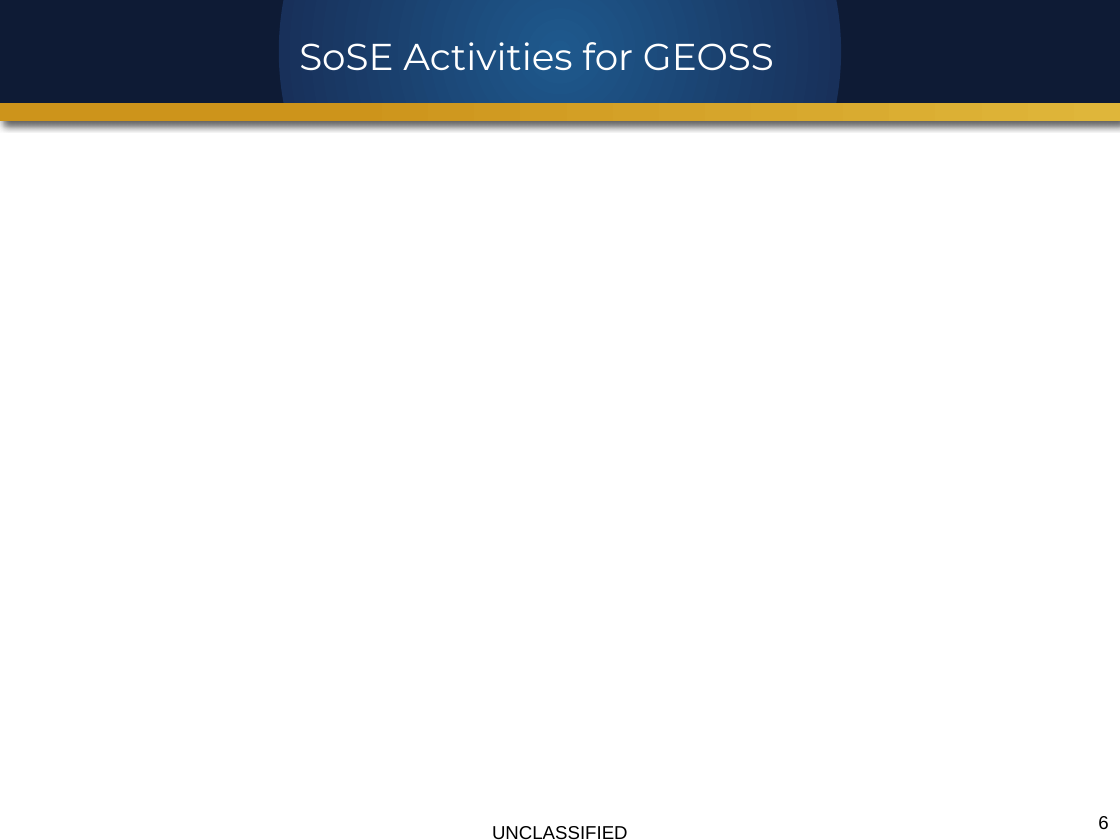
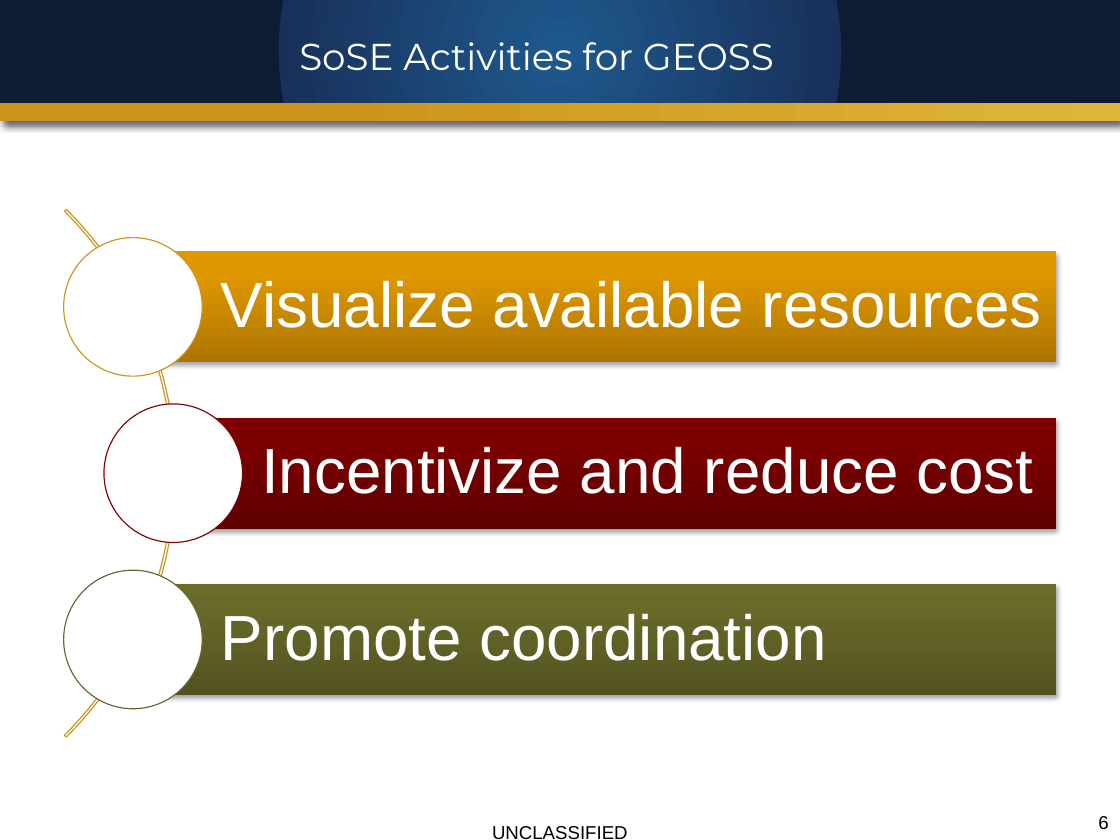
Before and after one commit to mazzas/School, a slide deck: slide 6 of SE4950/SoSE GEOSS Case Study.pptx. Drawn at 1120x840 pixels with LibreOffice and Linux fonts; fonts in the diff are those of the drawing; background and template pictures are left out. Boxes give left, top, right and bottom in pixels: in the first picture for what was removed or moved away, otherwise in the second. Text is boxed around its words. In the diff, an @@ line names an element or a change of style, - is before the commit and + after.

```diff
--- a/SE4950/SoSE GEOSS Case Study.pptx
+++ b/SE4950/SoSE GEOSS Case Study.pptx
@@ group added at (x1=0, y1=100, x2=1056, y2=840): 3 rectangles, 3 texts, 3 ellipses, 1 arch (boxed as its full ring) @@
+Visualize available resources
+Incentivize and reduce cost
+Promote coordination
```
Also in this commit, not shown: 3 slides added.
